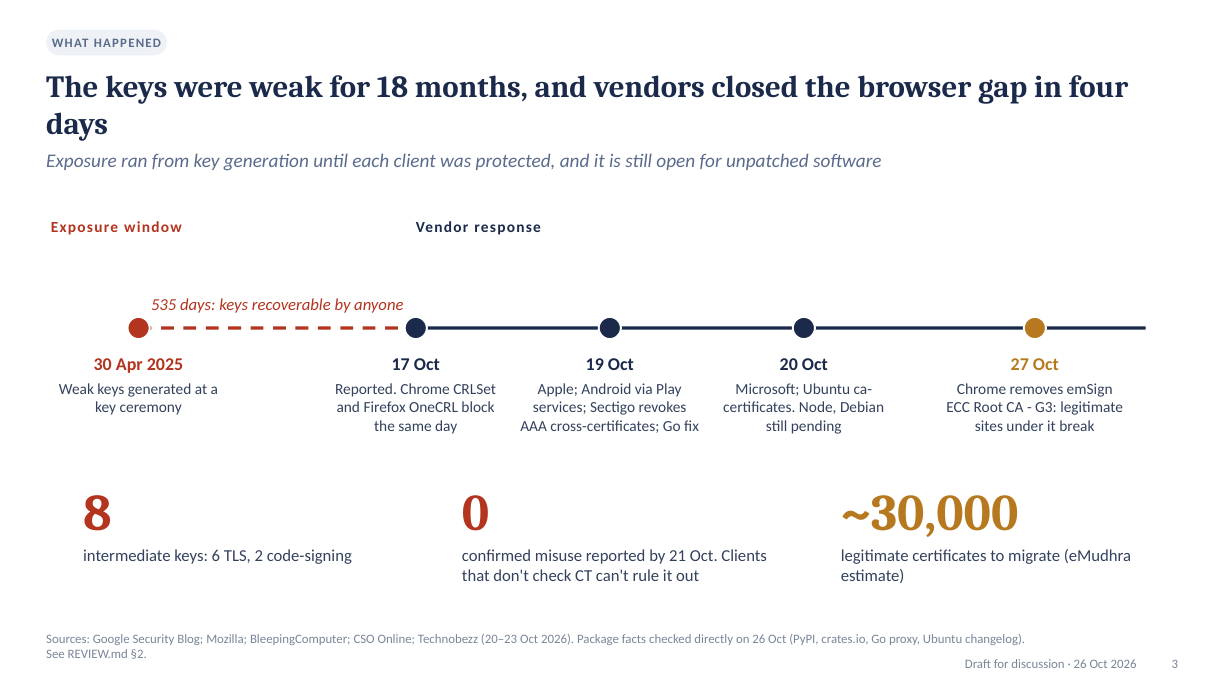
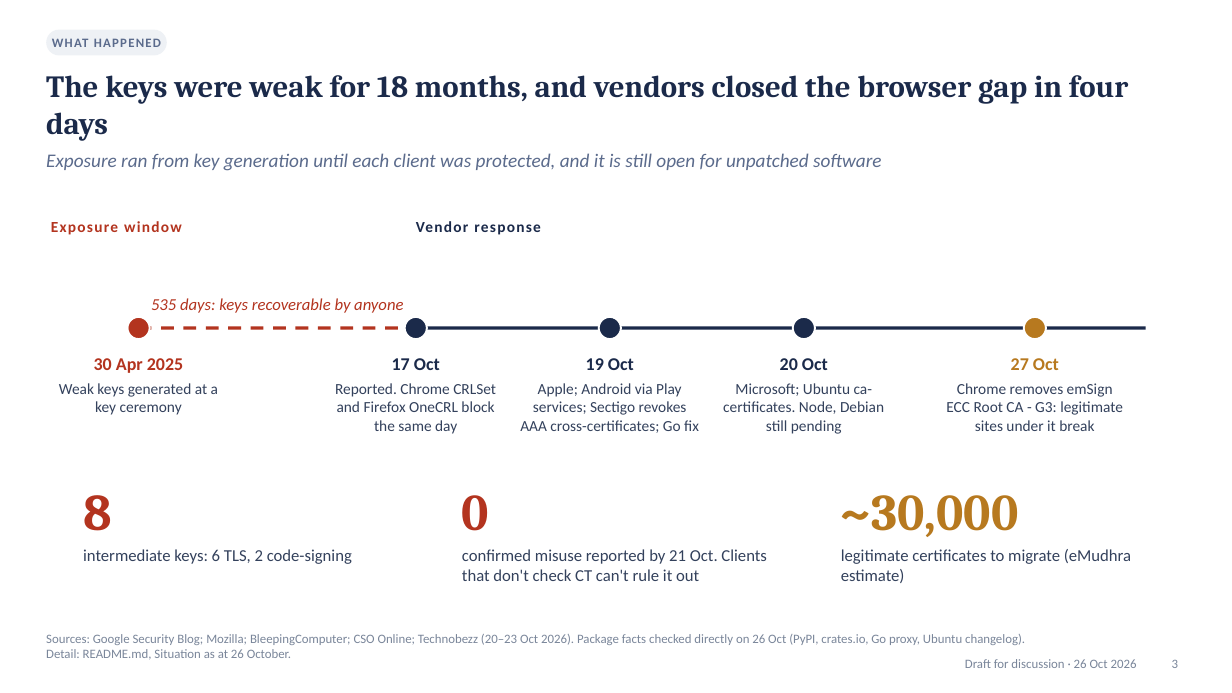
Before and after one commit to jfang88/eMudhraResponse, a slide deck: slide 3 of eMudhra-response-briefing.pptx. Drawn at 1232x693 pixels with LibreOffice and Linux fonts; fonts in the diff are those of the drawing. Boxes give left, top, right and bottom in pixels: in the first picture for what was removed or moved away, otherwise in the second. Text is boxed around its words. In the diff, an @@ line names an element or a change of style, - is before the commit and + after.

```diff
--- a/eMudhra-response-briefing.pptx
+++ b/eMudhra-response-briefing.pptx
@@ text at (46, 634, 1025, 660): text changed @@
-Sources: Google Security Blog; Mozilla; BleepingComputer; CSO Online; Technobezz (20–23 Oct 2026). Package facts checked directly on 26 Oct (PyPI, crates.io, Go proxy, Ubuntu changelog). See REVIEW.md §2.
+Sources: Google Security Blog; Mozilla; BleepingComputer; CSO Online; Technobezz (20–23 Oct 2026). Package facts checked directly on 26 Oct (PyPI, crates.io, Go proxy, Ubuntu changelog). Detail: README.md, Situation as at 26 October.
```
Also in this commit, not shown: 6 other slides changed, 28 other files.
